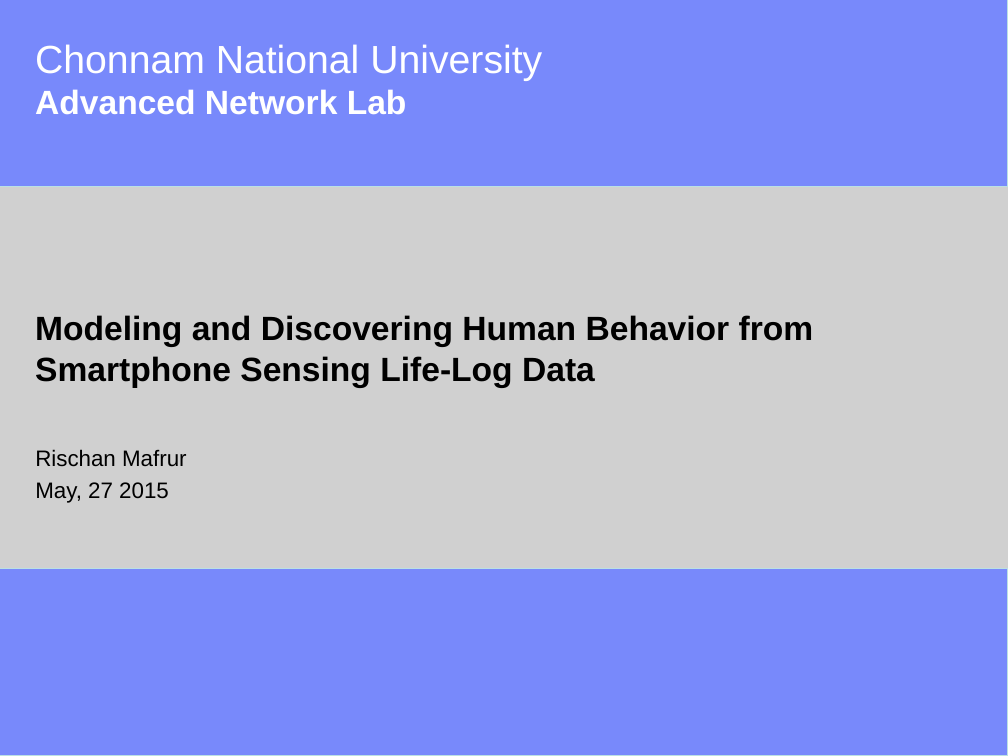
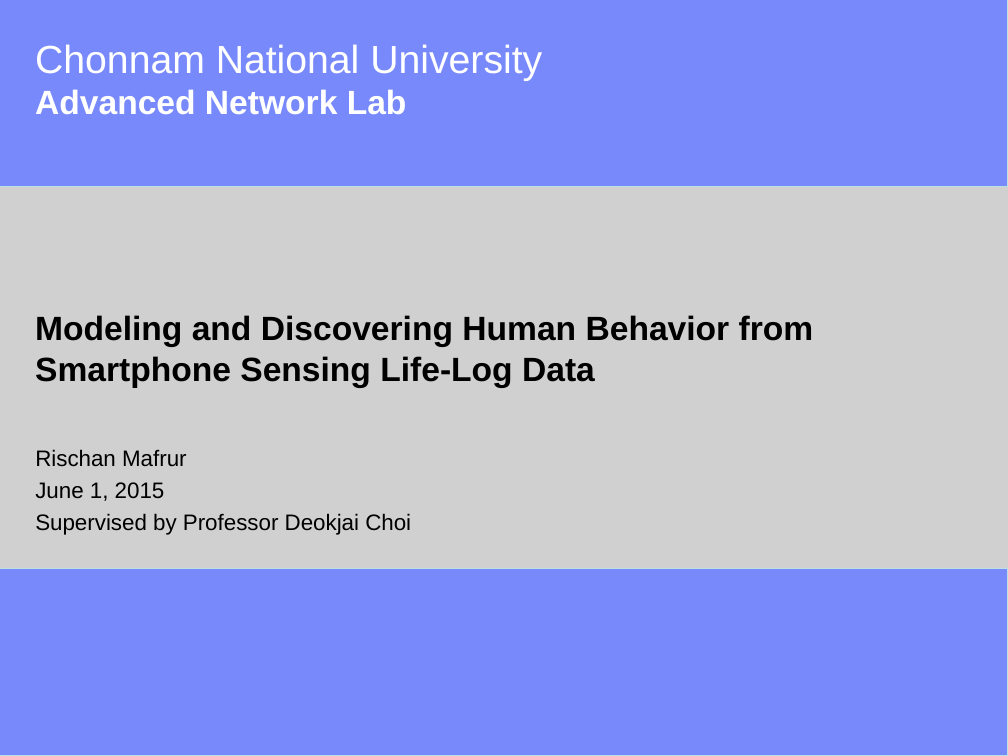
Before and after one commit to rischanlab/MyThesis, a slide deck: slide 1 of Thesis-presentation.pptx. Drawn at 1008x756 pixels with LibreOffice and Linux fonts; fonts in the diff are those of the drawing; grey boxes stand for pictures; background and template pictures are left out. Boxes give left, top, right and bottom in pixels: in the first picture for what was removed or moved away, otherwise in the second. Text is boxed around its words. In the diff, an @@ line names an element or a change of style, - is before the commit and + after.

```diff
--- a/Thesis-presentation.pptx
+++ b/Thesis-presentation.pptx
@@ subtitle at <box>35,482,411,535</box>: text changed @@
-May, 27 2015
+June 1, 2015
+Supervised by Professor Deokjai Choi
```
Also in this commit, not shown: 14 other slides changed, 3 slides added, 3 slides removed, 1 other file.
